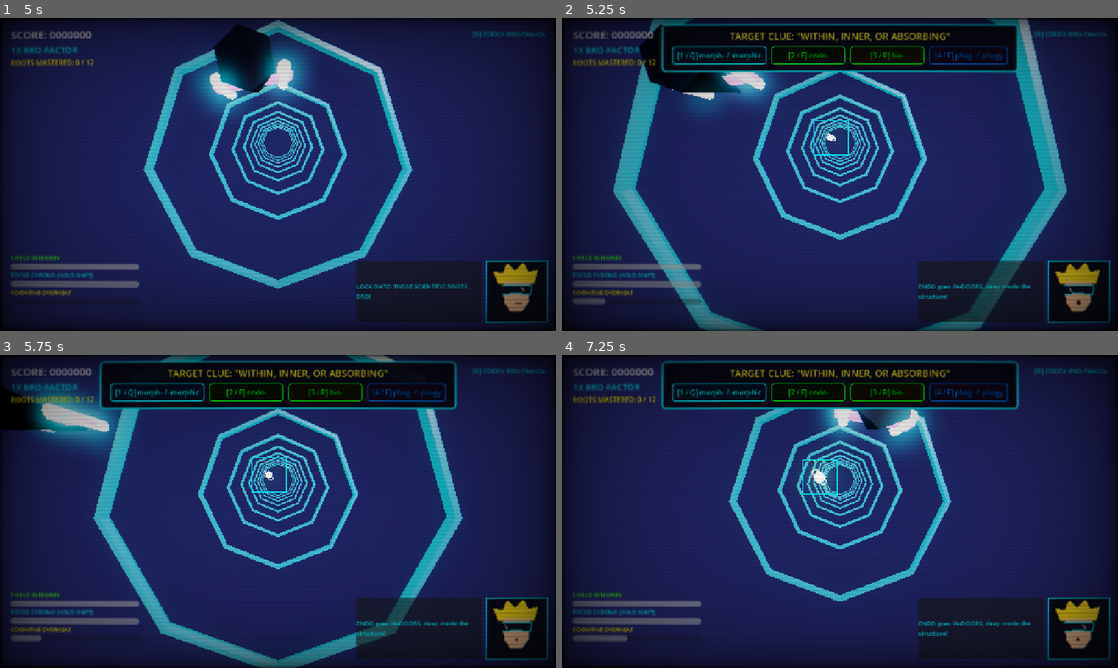
Above: before the commit, frames 1-4 (two rows, left to right).
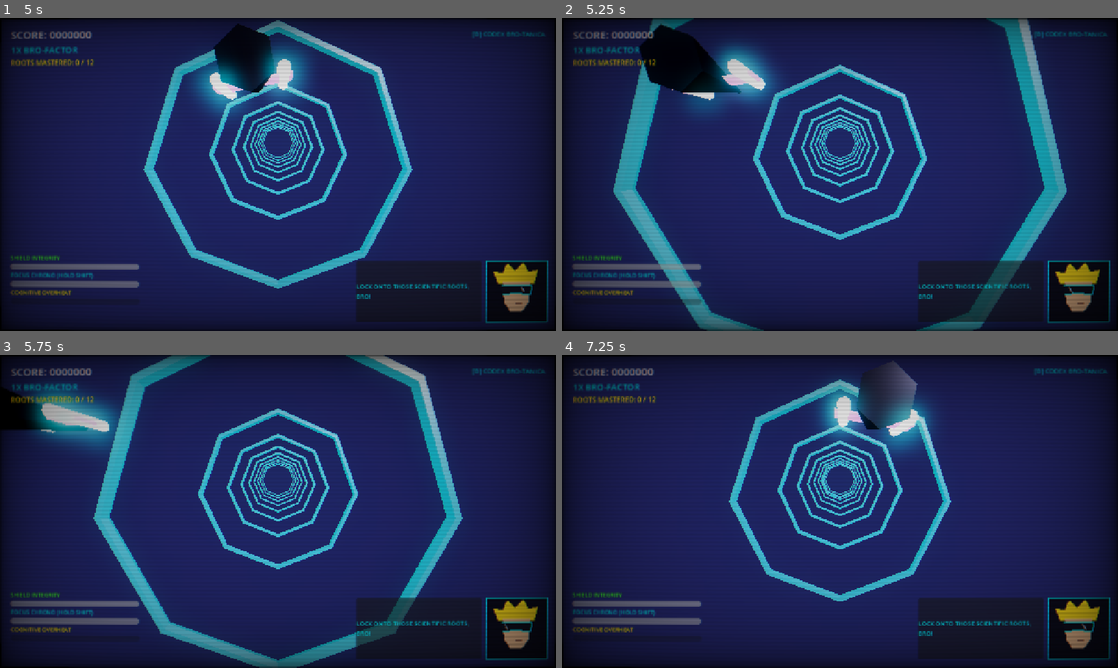
Above: after the commit, the same moments.

Repository: leouofa/isv-bro
Game: Godot game, scene res://scenes/MainMenu.tscn
Two runs of this game, one before a commit and one after it. Both use one fixed random seed, a clock stepped at 60 frames per second and the inputs below. Sound files missing from this copy of the repository are replaced by a short silence.
Inputs (mouse positions are in pixels of both pictures, inside the frame that each line leads up to):
- Up to frame 1 (5 s): click "NEW GAME" at 0.5 s; tap Enter at 1.25 s; move the mouse to (400, 158) at 1.27 s; hold D (move_right) 1.28-2.03 s; tap C (barrel_roll) at 1.35 s; click (400, 158) at 1.42 s; move the mouse to (166, 190) at 2.02 s; hold Ctrl (airbrake) 2.03-2.78 s; tap V (boost) at 2.1 s; move the mouse to (333, 105) at 2.77 s; hold D (move_right) 2.78-3.53 s; hold Space (fire_laser) 2.78-3.53 s; move the mouse to (250, 237) at 3.52 s; hold W (move_up) 3.53-4.28 s; tap 1 (root_1) at 3.6 s; click (250, 237) at 3.67 s; move the mouse to (444, 221) at 4.27 s; hold A (move_left) from 4.28 s (still down); tap 2 (root_2) at 4.35 s
- Up to frame 2 (5.25 s): keep holding A (move_left); move the mouse to (673, 127) at 5.02 s; tap 3 (root_3) at 5.1 s
- Up to frame 3 (5.75 s): keep holding A (move_left)
- Up to frame 4 (7.25 s): move the mouse to (867, 511) at 5.77 s; release A (move_left) at 5.78 s; hold Ctrl (airbrake) 5.78-6.53 s; tap 4 (root_4) at 5.85 s; click (867, 511) at 5.92 s; move the mouse to (756, 433) at 6.52 s; hold D (move_right) from 6.53 s (still down); tap Shift (time_slow) at 6.6 s

Frame 1 is identical in both runs. In frame 2, 9.5% of the frame differs, in the area x 2-94%, y 1-92%; in frame 3, 10%; in frame 4, 11%.

Commit message:
reduce game difficulty with extended word visibility and relaxed spawn pacing
At the default flight speed of 14 m/s, anomalies were only visible for roughly 4.5 seconds before passing the player and counting as a miss, creating an excessively tight window to read scientific clues and select correct Latin/Greek roots.

- Reduce anomaly travel speed in Anomaly.gd to 7.4 m/s, adding ~4 seconds of reading time (total ~8.5s flight duration)
- Increase anomaly spawn interval in GameWorld.gd to 6.5s to maintain clean target spacing and provide a brief warm-up period upon sector start
- Add regression test assertions in test_game.gd to verify anomaly speed and spawn interval settings

Diff:
--- a/scripts/Anomaly.gd
+++ b/scripts/Anomaly.gd
@@ -3,7 +3,7 @@
 
 signal destroyed(anomaly_node: Node3D)
 
-@export var move_speed: float = 14.0
+@export var move_speed: float = 7.4
 @export var oscillation_speed: float = 2.0
 @export var oscillation_amplitude: float = 0.5
 
--- a/scripts/GameWorld.gd
+++ b/scripts/GameWorld.gd
@@ -23,6 +23,7 @@
 var total_sector_roots: int = 12
 
 var spawn_timer: float = 0.0
+const ANOMALY_SPAWN_INTERVAL: float = 6.5
 var hazard_timer: float = 0.0
 const FALLBACK_HAZARD_INTERVAL: float = 5.5
 
@@ -162,7 +163,7 @@
 	# Wave Spawning (indefinite until all sector vocabulary is cleared)
 	if not is_boss_active:
 		spawn_timer += delta
-		if spawn_timer >= 3.8 and not unmastered_roots.is_empty() and active_anomalies.size() < 2:
+		if spawn_timer >= ANOMALY_SPAWN_INTERVAL and not unmastered_roots.is_empty() and active_anomalies.size() < 2:
 			spawn_timer = 0.0
 			spawn_anomaly()
 
--- a/tools/test_game.gd
+++ b/tools/test_game.gd
@@ -375,6 +375,12 @@
 	assert_true(not world_scn.mastered_root_ids.has(second_root_id), "Incorrect root is NOT mastered")
 	assert_true(world_scn.unmastered_roots.size() == 11, "Incorrect root remains in unmastered queue for replay")
 
+	# Pacing & Extended Word Visibility Verification
+	var test_anom: Node = (load("res://scenes/Anomaly.tscn") as PackedScene).instantiate()
+	assert_true(is_equal_approx(test_anom.move_speed, 7.4), "Anomaly move_speed reduced to 7.4 m/s for extended word visibility")
+	test_anom.free()
+	assert_true(is_equal_approx(world_scn.ANOMALY_SPAWN_INTERVAL, 6.5), "GameWorld ANOMALY_SPAWN_INTERVAL set to 6.5s")
+
 	world_scn.free()
 
 	# SUITE 15: Boss Dogfight & Space Laser Combat
